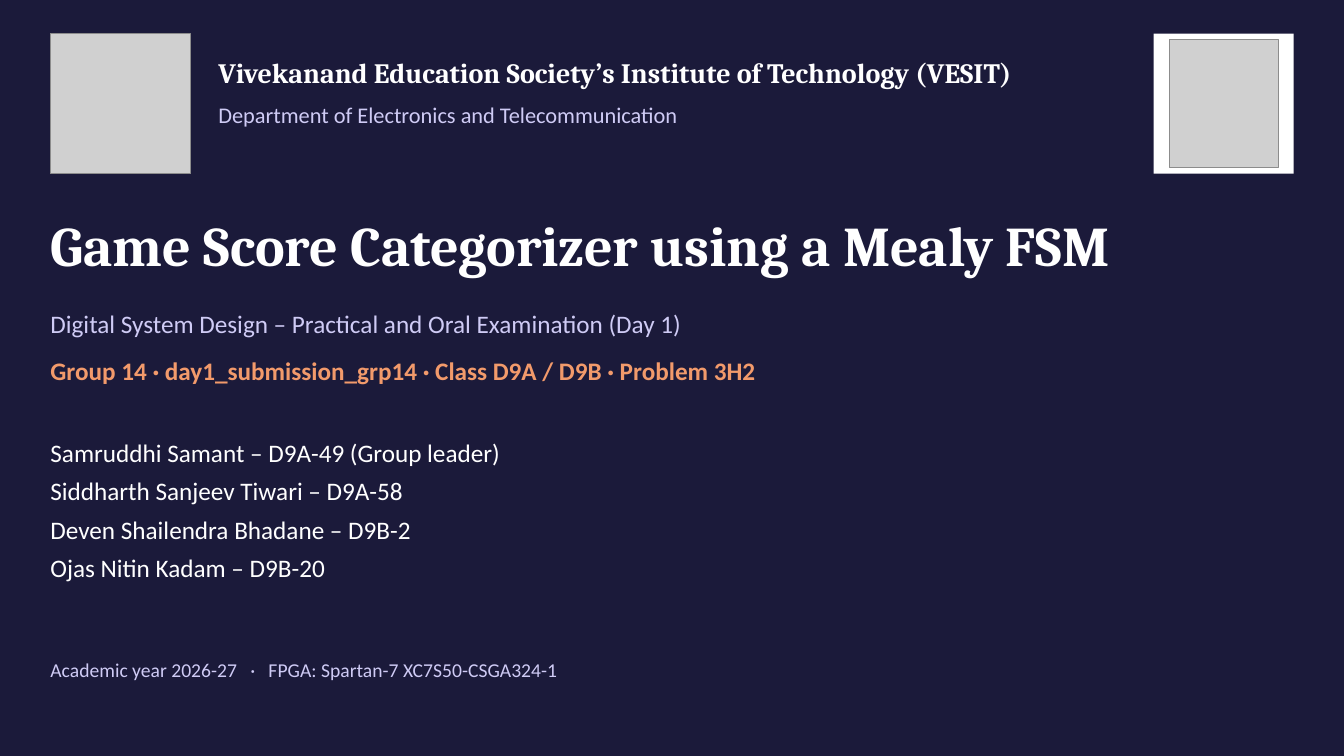
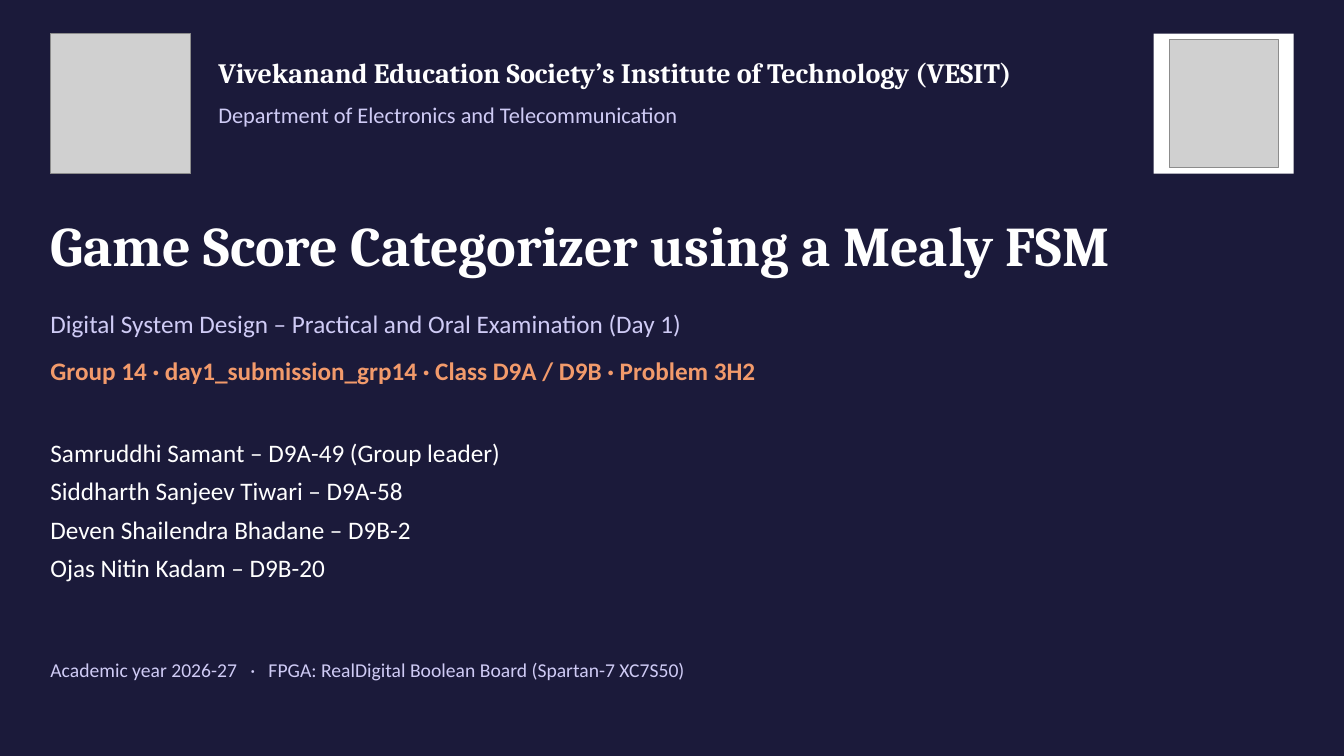
Before and after one commit to MrugendraVasmatkar/Digital_System_Design_Practical_2026_27_D9A_B, a slide deck: slide 1 of Group_Submissions/day1_submission_grp14/06_Presentation/Group14_DSD_Presentation.pptx. Drawn at 1344x756 pixels with LibreOffice and Linux fonts; fonts in the diff are those of the drawing; grey boxes stand for pictures. Boxes give left, top, right and bottom in pixels: in the first picture for what was removed or moved away, otherwise in the second. Text is boxed around its words. In the diff, an @@ line names an element or a change of style, - is before the commit and + after.

```diff
--- a/Group_Submissions/day1_submission_grp14/06_Presentation/Group14_DSD_Presentation.pptx
+++ b/Group_Submissions/day1_submission_grp14/06_Presentation/Group14_DSD_Presentation.pptx
@@ text at [50,663,684,681]: text changed @@
-Academic year 2026-27 · FPGA: Spartan-7 XC7S50-CSGA324-1
+Academic year 2026-27 · FPGA: RealDigital Boolean Board (Spartan-7 XC7S50)
```
Also in this commit, not shown: 3 other slides changed, 7 other files.
